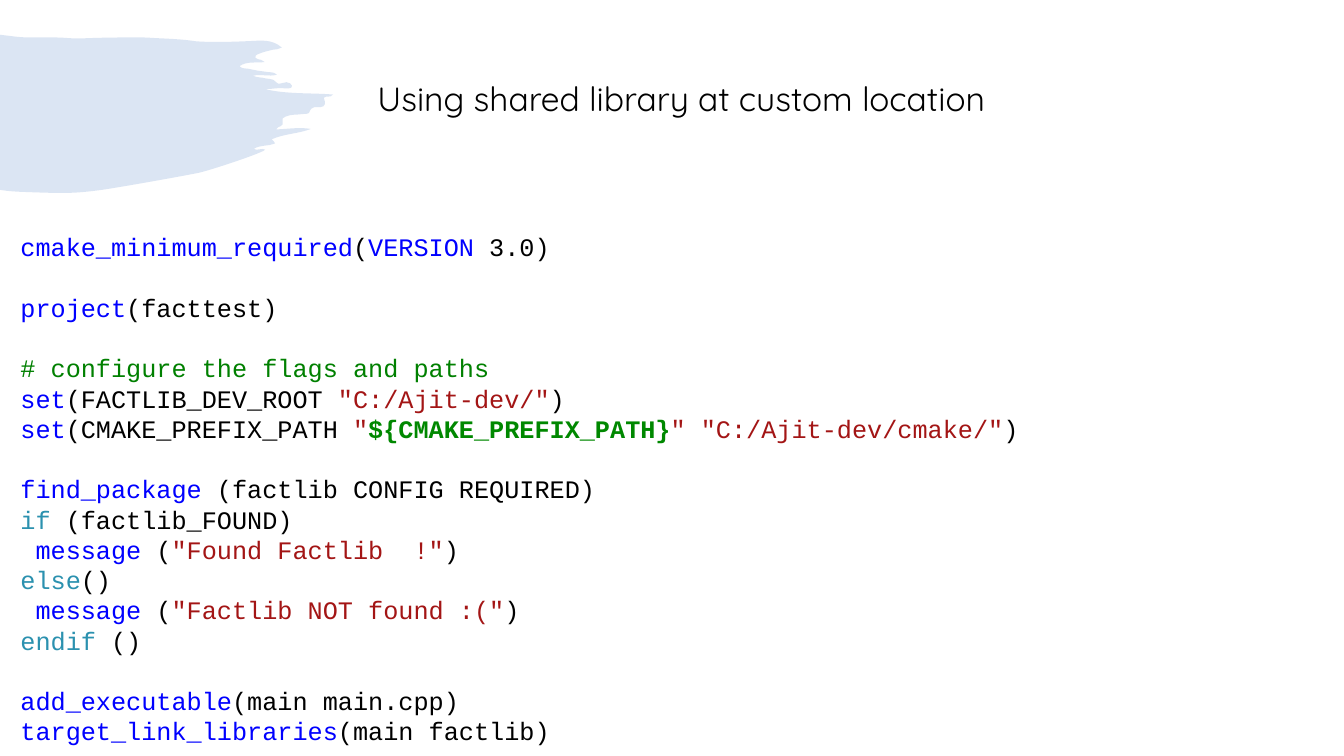
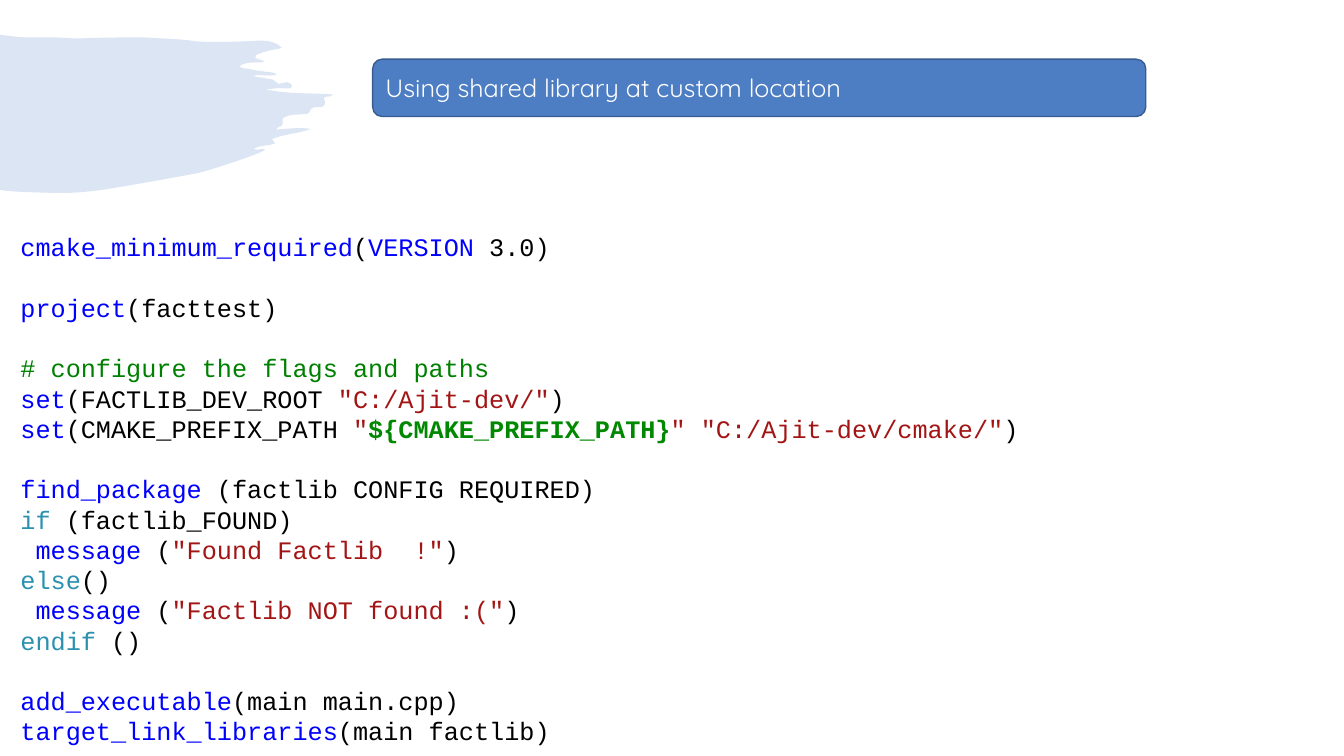
Before and after one commit to girishlande/cmake, a slide deck: slide 20 of learnings.pptx. Drawn at 1344x756 pixels with LibreOffice and Linux fonts; fonts in the diff are those of the drawing. Boxes give left, top, right and bottom in pixels: in the first picture for what was removed or moved away, otherwise in the second. Text is boxed around its words. In the diff, an @@ line names an element or a change of style, - is before the commit and + after.

```diff
--- a/learnings.pptx
+++ b/learnings.pptx
@@ rounded rectangle "Using shared library at custom ...": place and size @@
-rounded rectangle "Using shared library at custom ..." at box(377, 86, 985, 118)
+rounded rectangle "Using shared library at custom ..." at box(373, 59, 1146, 117)
@@ rounded rectangle "Using shared library at custom ..." at box(373, 59, 1146, 117): size 24 to 18 pt, text colour #000000 to #FFFFFF; vertical alignment top to middle; fill none to #4D7DC3; outline none to #395C90 1 pt @@
```
Also in this commit, not shown: 18 other slides changed, 2 other files.
